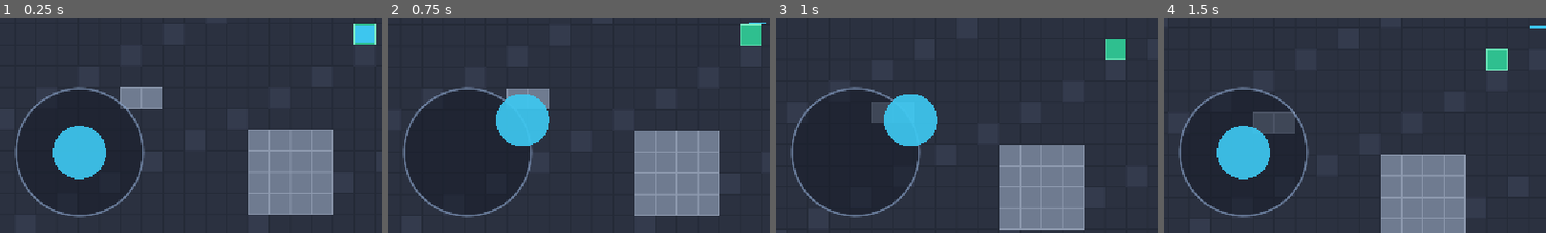
Above: before the commit, frames 1-4 (left to right).
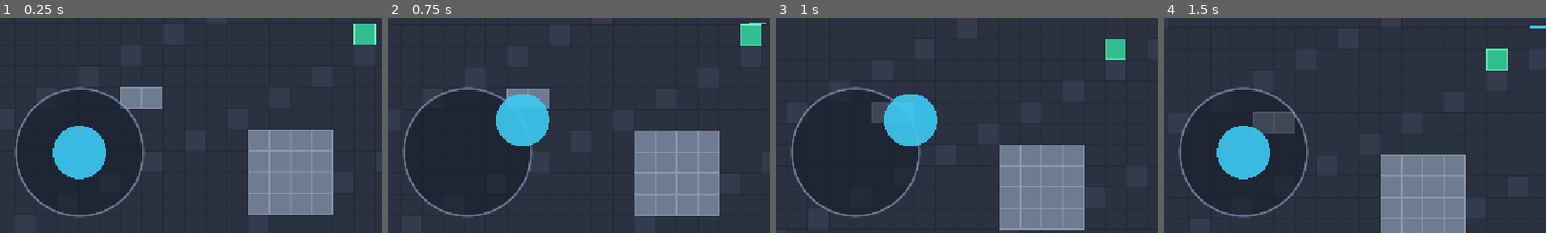
Above: after the commit, the same moments.

Repository: zaocj/ahh
Game: Godot game, scene res://main/main.tscn
The game is run twice, just before and just after one commit, with the same random seed, the same clock (stepped at 60 frames per second) and the same inputs. Before the commit the project starts from res://scenes/main.tscn.
Inputs (mouse positions are % of the whole screen's width and height, from its top left):
- Up to frame 1 (0.25 s): no input
- Up to frame 2 (0.75 s): tap Enter at 0.5 s; drag from (13, 77) to (60, 28) at 0.52 s
- Up to frame 3 (1 s): no input
- Up to frame 4 (1.5 s): drag from (30, 55) to (45, 70) at 1.27 s
The pictures show only the part of the screen within x 2-52%, y 46-96%; the shares and areas given below are measured in that part.

The runs differ from the first frame. In frame 1, 0.4% of the frame differs, in the area x 93-98%, y 3-12%; in frame 2, nothing differs; in frame 3, nothing differs; in frame 4, nothing differs.

Commit message:
feat: ahh

Diff:
--- /dev/null
+++ b/entities/player/player.tscn
@@ -0,0 +1,23 @@
+[gd_scene format=3 uid="uid://s4yw6rfkfgto"]
+
+[ext_resource type="Script" uid="uid://bmmwtu2x6ev6v" path="res://entities/player/player.gd" id="1_abrql"]
+[ext_resource type="Shape2D" path="res://entities/player/player_shape.tres" id="2_sglur"]
+
+[node name="Player" type="CharacterBody2D" unique_id=1803391748]
+y_sort_enabled = true
+motion_mode = 1
+script = ExtResource("1_abrql")
+
+[node name="CollisionShape2D" type="CollisionShape2D" parent="." unique_id=1710187449]
+shape = ExtResource("2_sglur")
+
+[node name="Body" type="Polygon2D" parent="." unique_id=651277193]
+color = Color(0.24, 0.78, 0.94, 1)
+
+[node name="Camera" type="Camera2D" parent="." unique_id=1343227852]
+limit_left = 0
+limit_top = 0
+limit_right = 1280
+limit_bottom = 704
+position_smoothing_enabled = true
+position_smoothing_speed = 8.0
--- /dev/null
+++ b/main/main.tscn
@@ -0,0 +1,38 @@
+[gd_scene format=3 uid="uid://mdkxc4xdq68x"]
+
+[ext_resource type="Script" uid="uid://bdvmpkb1s6lgl" path="res://main/main.gd" id="1_tbgi4"]
+[ext_resource type="PackedScene" uid="uid://da4uvvnyottmp" path="res://maps/arena_01/arena_01.tscn" id="4_kfbq2"]
+[ext_resource type="PackedScene" uid="uid://s4yw6rfkfgto" path="res://entities/player/player.tscn" id="5_4dugh"]
+[ext_resource type="Script" uid="uid://bypqceqng7jru" path="res://ui/hud/virtual_joystick.gd" id="5_85g3d"]
+
+[node name="Main" type="Node2D" unique_id=750140780]
+y_sort_enabled = true
+script = ExtResource("1_tbgi4")
+
+[node name="HUD" type="CanvasLayer" parent="." unique_id=445777602]
+
+[node name="Status" type="Label" parent="HUD" unique_id=2074144326]
+anchors_preset = 10
+anchor_right = 1.0
+offset_left = 24.0
+offset_top = 16.0
+offset_right = -24.0
+offset_bottom = 48.0
+text = "WASD / Arrows or drag the joystick to move"
+
+[node name="Joystick" type="Control" parent="HUD" unique_id=285179161]
+layout_mode = 3
+anchors_preset = 2
+anchor_top = 1.0
+anchor_bottom = 1.0
+offset_left = 36.0
+offset_top = -256.0
+offset_right = 256.0
+offset_bottom = -36.0
+grow_vertical = 0
+script = ExtResource("5_85g3d")
+
+[node name="Player" parent="." unique_id=1803391748 instance=ExtResource("5_4dugh")]
+position = Vector2(656, 368)
+
+[node name="Arena01" type="Node2D" parent="." unique_id=1918824252 instance=ExtResource("4_kfbq2")]
--- /dev/null
+++ b/maps/arena_01/arena_01.tscn
@@ -0,0 +1,12 @@
+[gd_scene format=3 uid="uid://da4uvvnyottmp"]
+
+[ext_resource type="TileSet" uid="uid://c6ld5a8u3jxwq" path="res://maps/arena_01/arena_01_tileset.tres" id="1_umbjh"]
+[ext_resource type="Script" uid="uid://dv64l7vevxuus" path="res://maps/arena_01/terrain.gd" id="2_rj6x7"]
+
+[node name="Arena01" type="Node2D" unique_id=1918824252]
+y_sort_enabled = true
+
+[node name="Terrain" type="TileMapLayer" parent="." unique_id=192926136]
+y_sort_enabled = true
+tile_set = ExtResource("1_umbjh")
+script = ExtResource("2_rj6x7")
--- a/terrain/terrain_tileset.tres
+++ b/maps/arena_01/arena_01_tileset.tres
@@ -1,6 +1,6 @@
 [gd_resource type="TileSet" format=3 uid="uid://c6ld5a8u3jxwq"]
 
-[ext_resource type="Texture2D" uid="uid://do7ti2sj7hbuh" path="res://assets/terrain_atlas.png" id="1_5agg5"]
+[ext_resource type="Texture2D" uid="uid://do7ti2sj7hbuh" path="res://assets/textures/terrain_atlas.png" id="1_5agg5"]
 
 [sub_resource type="TileSetAtlasSource" id="TileSetAtlasSource_m2li2"]
 texture = ExtResource("1_5agg5")
--- a/project.godot
+++ b/project.godot
@@ -11,7 +11,7 @@
 [application]
 
 config/name="ahh"
-run/main_scene="res://scenes/main.tscn"
+run/main_scene="res://main/main.tscn"
 config/features=PackedStringArray("4.7", "Mobile")
 config/icon="res://icon.svg"
 
--- a/scenes/main.tscn
+++ /dev/null
@@ -1,60 +0,0 @@
-[gd_scene format=3 uid="uid://mdkxc4xdq68x"]
-
-[ext_resource type="Script" uid="uid://bdvmpkb1s6lgl" path="res://scripts/main.gd" id="1_tbgi4"]
-[ext_resource type="TileSet" uid="uid://c6ld5a8u3jxwq" path="res://terrain/terrain_tileset.tres" id="2_tefeu"]
-[ext_resource type="Script" uid="uid://dv64l7vevxuus" path="res://scripts/terrain.gd" id="3_o6xl0"]
-[ext_resource type="Script" uid="uid://bmmwtu2x6ev6v" path="res://scripts/player.gd" id="4_tefeu"]
-[ext_resource type="Shape2D" path="res://resources/player_shape.tres" id="4_tipki"]
-[ext_resource type="Script" uid="uid://bypqceqng7jru" path="res://scripts/virtual_joystick.gd" id="5_85g3d"]
-
-[node name="Main" type="Node2D" unique_id=750140780]
-y_sort_enabled = true
-script = ExtResource("1_tbgi4")
-
-[node name="Terrain" type="TileMapLayer" parent="." unique_id=716774657]
-y_sort_enabled = true
-tile_set = ExtResource("2_tefeu")
-script = ExtResource("3_o6xl0")
-
-[node name="Player" type="CharacterBody2D" parent="." unique_id=20457293]
-y_sort_enabled = true
-position = Vector2(656, 368)
-motion_mode = 1
-script = ExtResource("4_tefeu")
-
-[node name="CollisionShape2D" type="CollisionShape2D" parent="Player" unique_id=1638826838]
-shape = ExtResource("4_tipki")
-
-[node name="Body" type="Polygon2D" parent="Player" unique_id=865089490]
-color = Color(0.24, 0.78, 0.94, 1)
-polygon = PackedVector2Array(0, 0, 0, 0, 0, 0, 0, 0)
-
-[node name="Camera" type="Camera2D" parent="Player" unique_id=545759858]
-limit_left = 0
-limit_top = 0
-limit_right = 1280
-limit_bottom = 704
-position_smoothing_enabled = true
-position_smoothing_speed = 8.0
-
-[node name="HUD" type="CanvasLayer" parent="." unique_id=445777602]
-
-[node name="Status" type="Label" parent="HUD" unique_id=2074144326]
-anchors_preset = 10
-anchor_right = 1.0
-offset_left = 24.0
-offset_top = 16.0
-offset_right = -24.0
-offset_bottom = 48.0
-text = "WASD / Arrows or drag the joystick to move"
-
-[node name="Joystick" type="Control" parent="HUD" unique_id=285179161]
-layout_mode = 3
-anchors_preset = 2
-anchor_top = 1.0
-anchor_bottom = 1.0
-offset_left = 36.0
-offset_top = -256.0
-offset_right = 256.0
-offset_bottom = -36.0
-script = ExtResource("5_85g3d")
Renamed: assets/terrain_atlas.png -> assets/textures/terrain_atlas.png
Not shown, changed: assets/textures/terrain_atlas.png.import
Renamed: scripts/player.gd -> entities/player/player.gd
Renamed: scripts/player.gd.uid -> entities/player/player.gd.uid
Renamed: resources/player_shape.tres -> entities/player/player_shape.tres
Renamed: scripts/main.gd -> main/main.gd
Renamed: scripts/main.gd.uid -> main/main.gd.uid
Renamed: scripts/terrain.gd -> maps/arena_01/terrain.gd
Renamed: scripts/terrain.gd.uid -> maps/arena_01/terrain.gd.uid
Renamed: scripts/virtual_joystick.gd -> ui/hud/virtual_joystick.gd
Renamed: scripts/virtual_joystick.gd.uid -> ui/hud/virtual_joystick.gd.uid
Not shown, added: AGENTS.md
